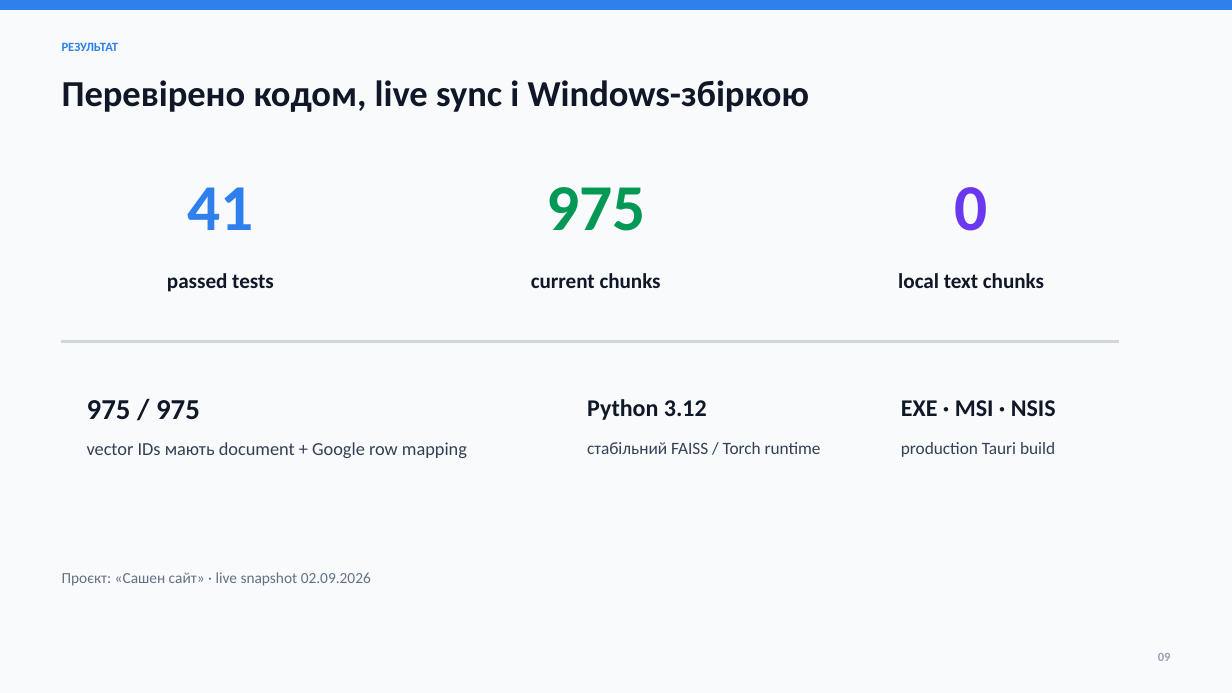
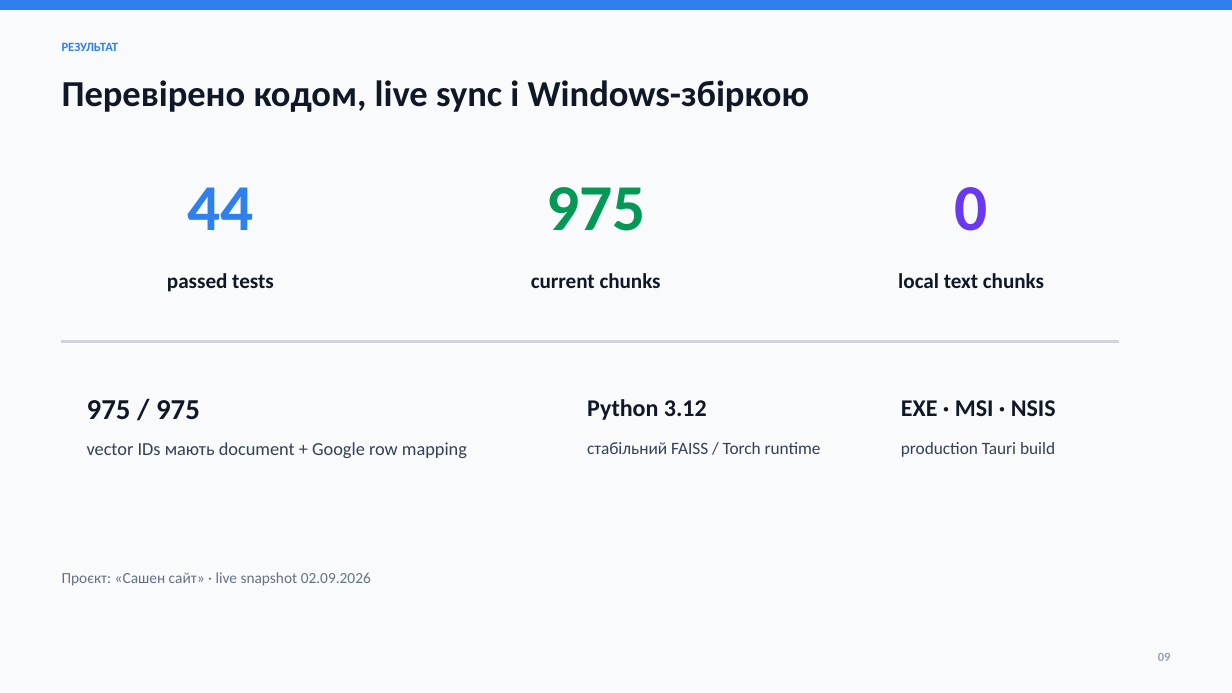
Before and after one commit to MAXGODDYK/rag-homework, a slide deck: slide 9 of JARVIS/outputs/presentation/JARVIS_FINAL_DEFENSE_UK.pptx. Drawn at 1232x693 pixels with LibreOffice and Linux fonts; fonts in the diff are those of the drawing. Boxes give left, top, right and bottom in pixels: in the first picture for what was removed or moved away, otherwise in the second. Text is boxed around its words. In the diff, an @@ line names an element or a change of style, - is before the commit and + after.

```diff
--- a/JARVIS/outputs/presentation/JARVIS_FINAL_DEFENSE_UK.pptx
+++ b/JARVIS/outputs/presentation/JARVIS_FINAL_DEFENSE_UK.pptx
@@ text at bbox=[187, 187, 253, 230]: text changed @@
-41
+44
```
Also in this commit, not shown: 1 other slide changed, 10 other files.
